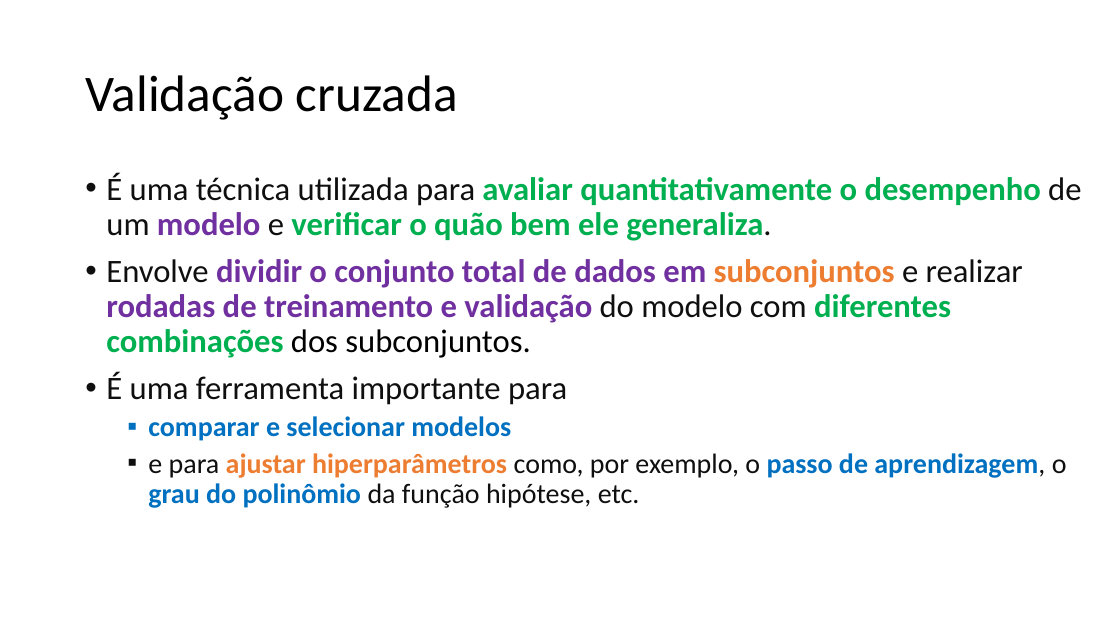
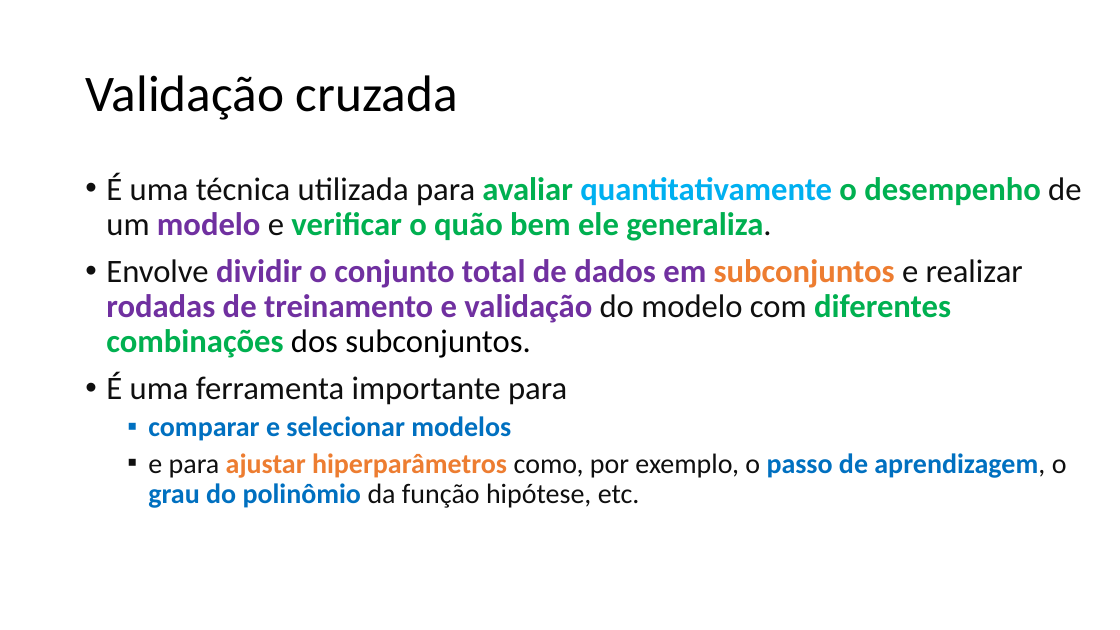
Before and after one commit to zz4fap/c24_inteligencia_artificial, a slide deck: slide 72 of slides/C24_Regressão.pptx. Drawn at 1120x630 pixels with LibreOffice and Linux fonts; fonts in the diff are those of the drawing. Boxes give left, top, right and bottom in pixels: in the first picture for what was removed or moved away, otherwise in the second. Text is boxed around its words. In the diff, an @@ line names an element or a change of style, - is before the commit and + after.

```diff
--- a/slides/C24_Regressão.pptx
+++ b/slides/C24_Regressão.pptx
@@ text at bbox=[106, 173, 1081, 241]: text colour #00B050 to #00B0F0 in "quantitativamente" @@
```
Also in this commit, not shown: 5 other slides changed.
